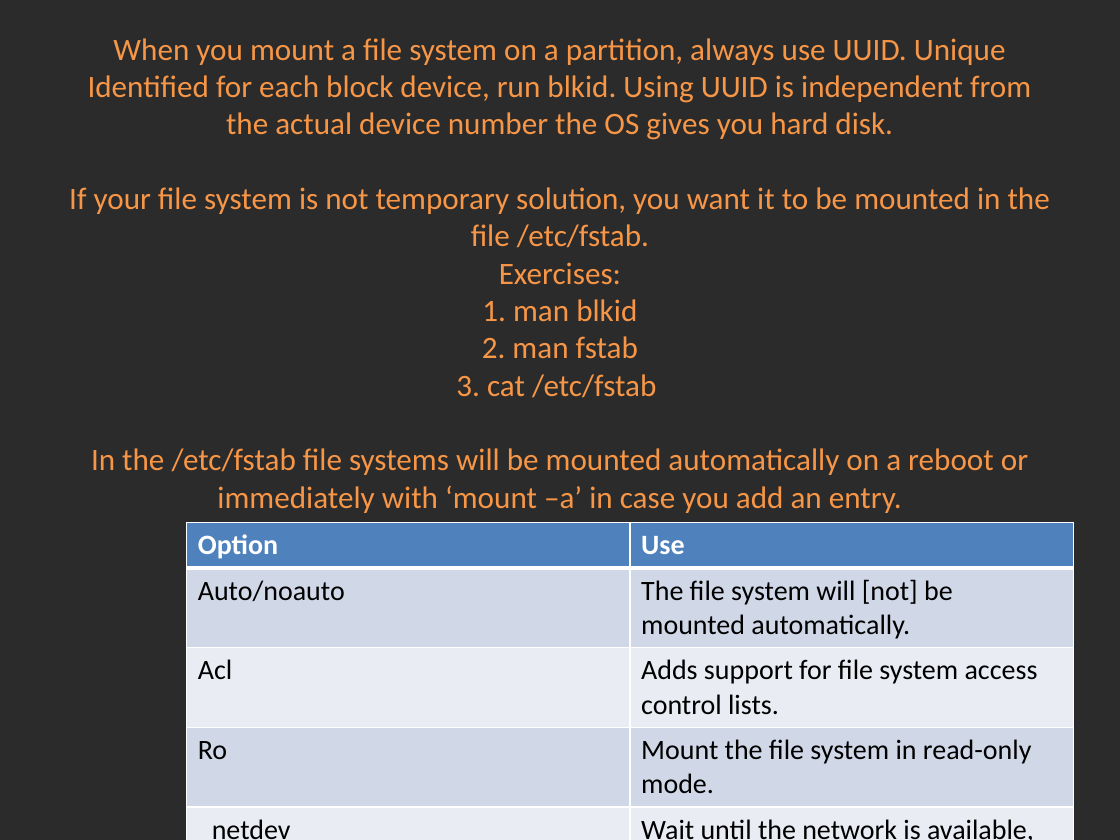
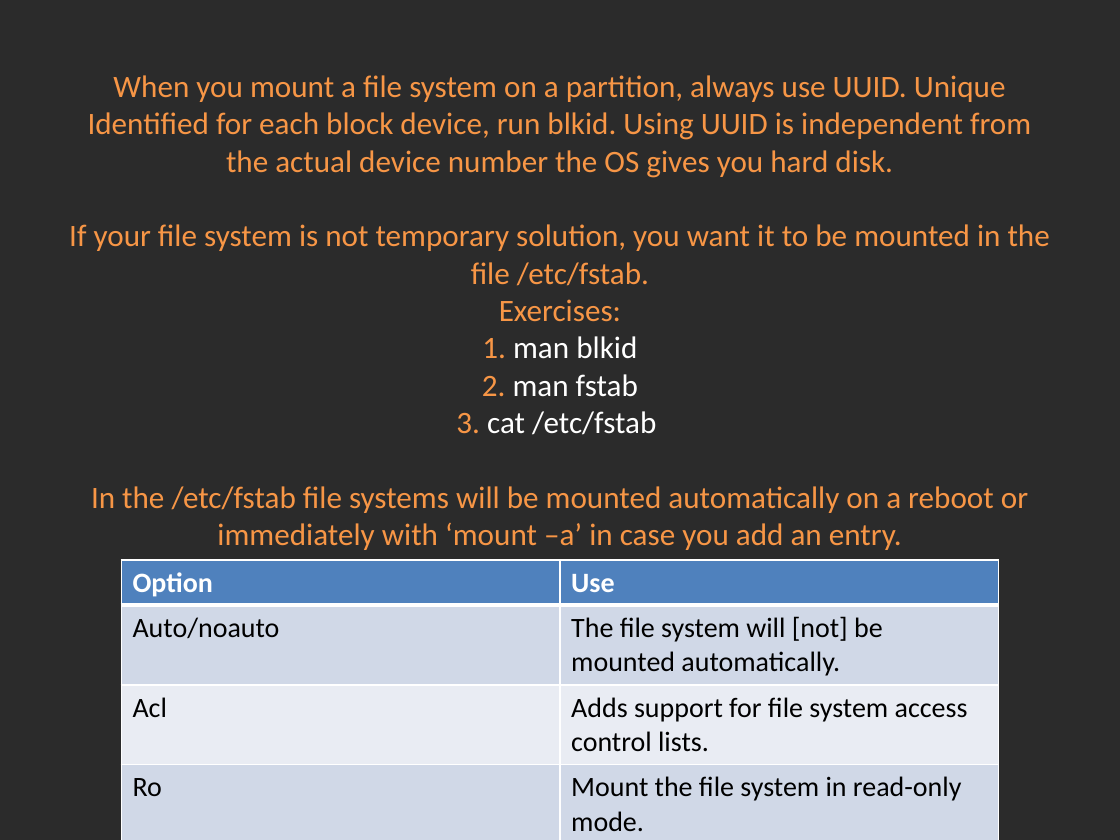
Before and after one commit to Academy-Soft-Intellect/Linux-Course, a slide deck: slide 7 of 8.Partitions_And_LVM_And_Filesystems/08-PartitionsLVMFileSystems.pptx. Drawn at 1120x840 pixels with LibreOffice and Linux fonts; fonts in the diff are those of the drawing; background and template pictures are left out; a plain dark background stands for a picture behind light text. Boxes give left, top, right and bottom in pixels: in the first picture for what was removed or moved away, otherwise in the second. Text is boxed around its words. In the diff, an @@ line names an element or a change of style, - is before the commit and + after.

Commit message:
ppts changes.

```diff
--- a/8.Partitions_And_LVM_And_Filesystems/08-PartitionsLVMFileSystems.pptx
+++ b/8.Partitions_And_LVM_And_Filesystems/08-PartitionsLVMFileSystems.pptx
@@ title "When you mount a file ..." at box(69, 75, 1050, 550): text colour #F79646 to #FFFFFF in "man blkid man fstab cat /etc/fstab" @@
@@ table: place and size @@
-table at box(187, 523, 1074, 840)
+table at box(121, 560, 999, 840)
```
Also in this commit, not shown: 4 other slides changed, 3 other files.
